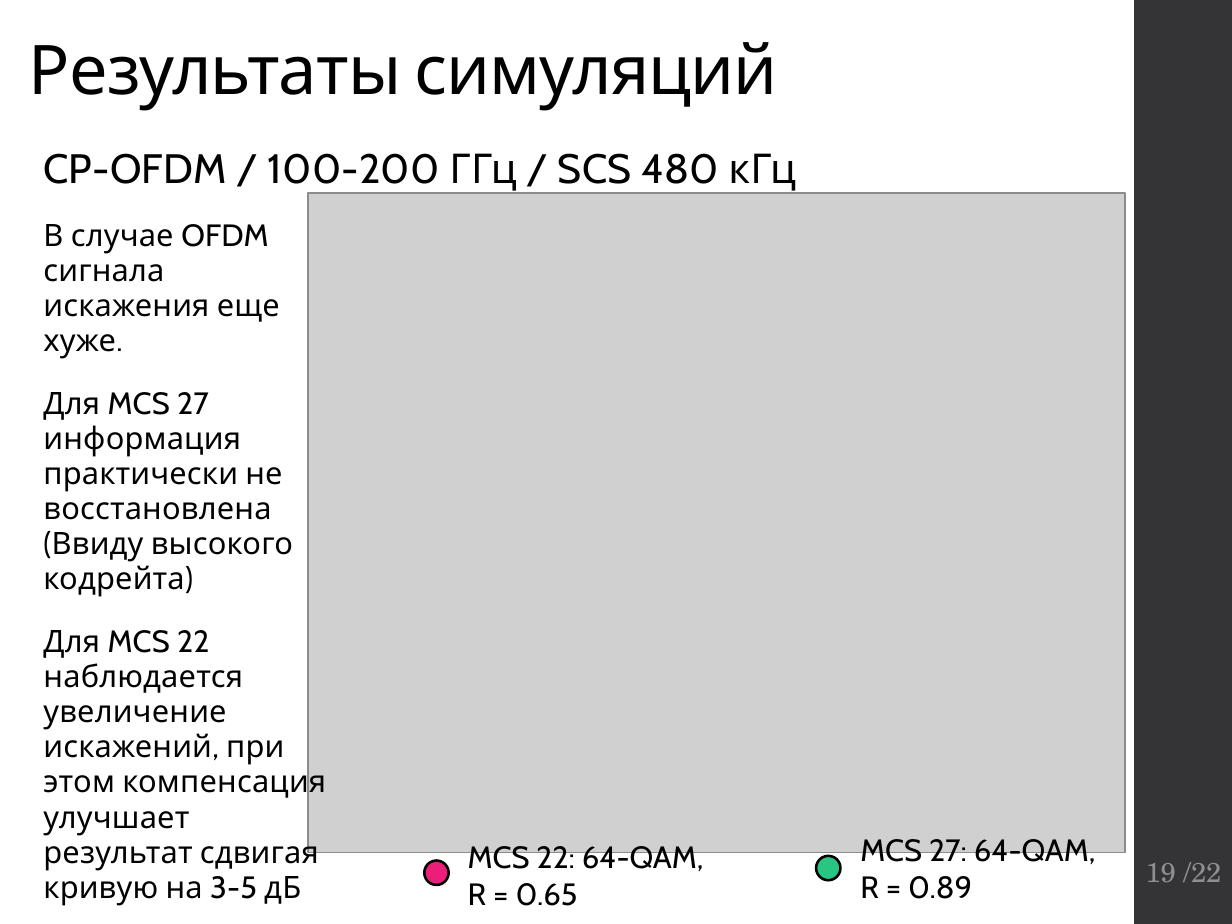
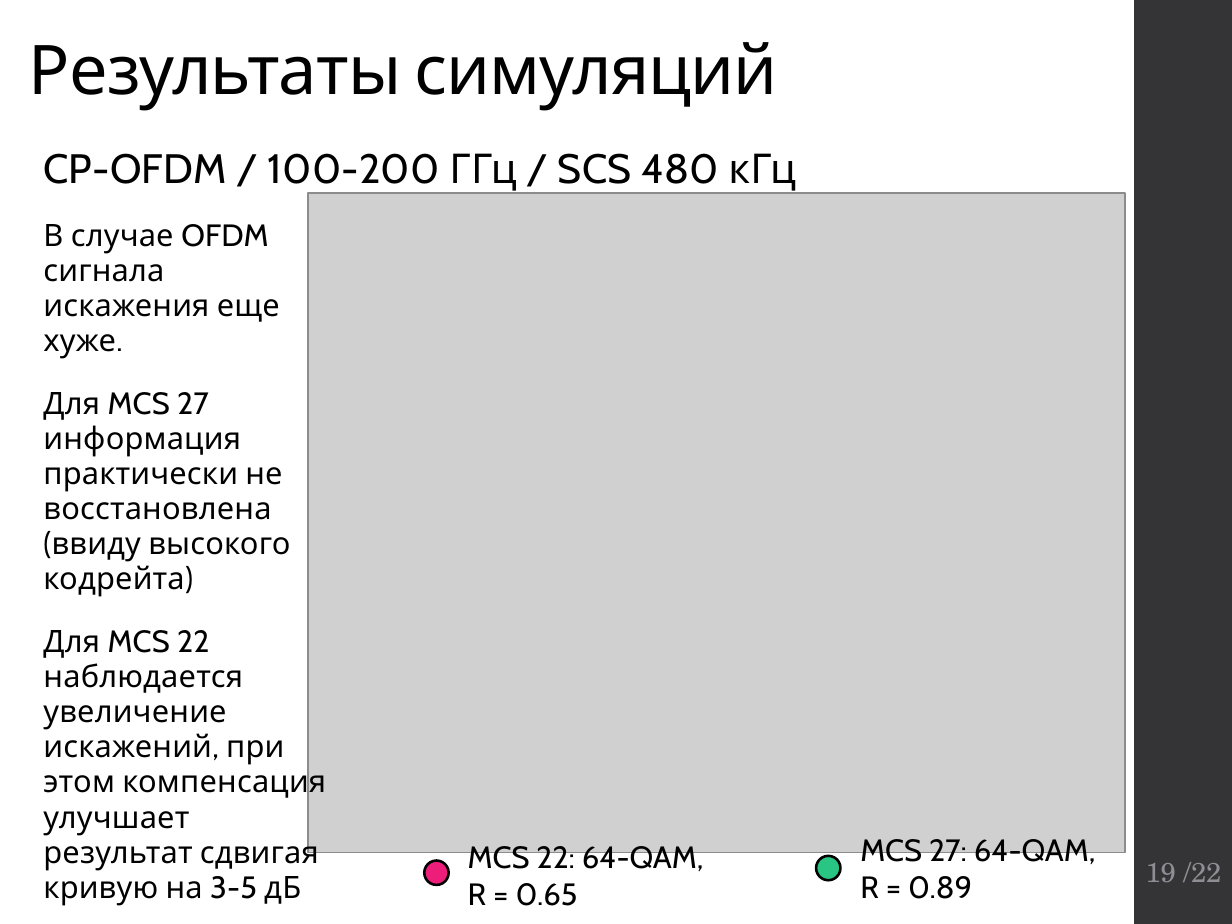
Before and after one commit to kannab98/graduation-paper, a slide deck: slide 19 of Presentation.pptx. Drawn at 1232x924 pixels with LibreOffice and Linux fonts; fonts in the diff are those of the drawing; grey boxes stand for pictures. Boxes give left, top, right and bottom in pixels: in the first picture for what was removed or moved away, otherwise in the second. Text is boxed around its words. In the diff, an @@ line names an element or a change of style, - is before the commit and + after.

```diff
--- a/Presentation.pptx
+++ b/Presentation.pptx
@@ text at [43, 392, 290, 597]: text changed @@
-Для MCS 27 информация практически не восстановлена (Ввиду высокого кодрейта)
+Для MCS 27 информация практически не восстановлена (ввиду высокого кодрейта)
```
Also in this commit, not shown: 5 other slides changed, 2 other files.
